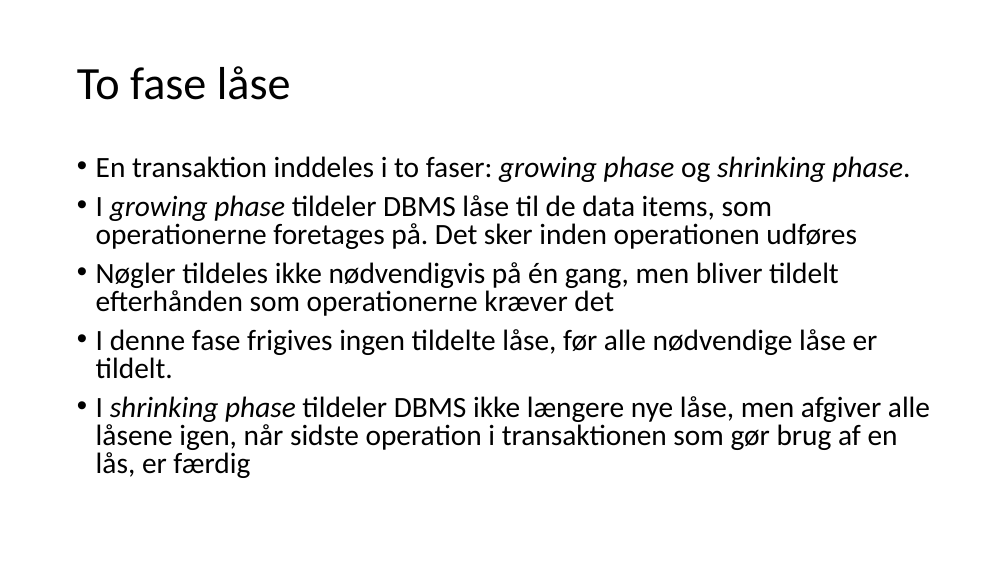
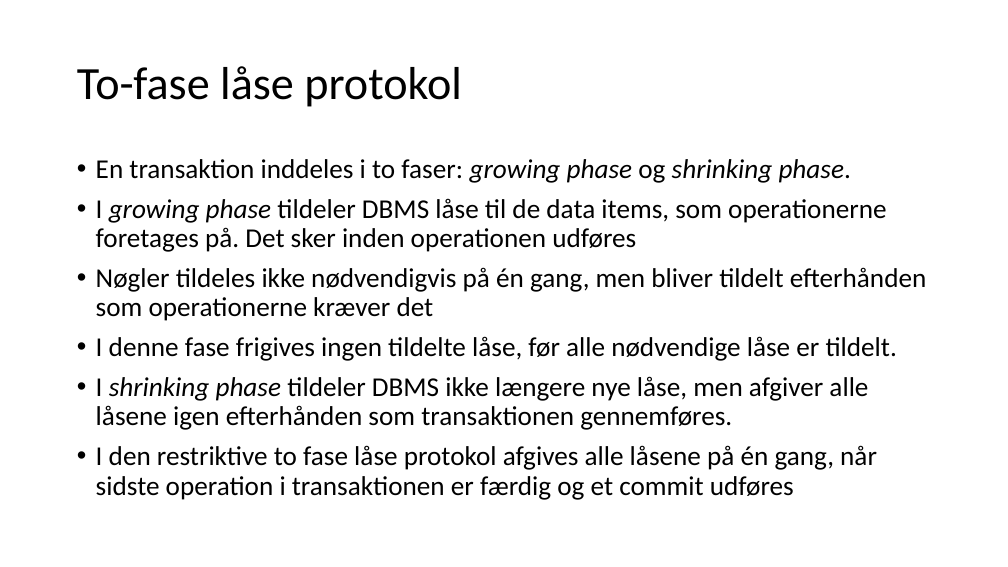
Before and after one commit to JensErikPedersen/misc, a slide deck: slide 8 of eventmanagement/Præsentation.pptx (slide 9 before the commit). Drawn at 1008x567 pixels with LibreOffice and Linux fonts; fonts in the diff are those of the drawing. Boxes give left, top, right and bottom in pixels: in the first picture for what was removed or moved away, otherwise in the second. Text is boxed around its words. In the diff, an @@ line names an element or a change of style, - is before the commit and + after.

```diff
--- a/eventmanagement/Præsentation.pptx
+++ b/eventmanagement/Præsentation.pptx
@@ title at <box>77,66,462,107</box>: text changed @@
-To fase låse
+To-fase låse protokol
@@ text at <box>96,159,926,361</box>: size 28 to 25.9 pt in "En transaktion inddeles i to faser: growing ...", "I growing phase tildeler DBMS låse til ...", "Nøgler tildeles ikke nødvendigvis på én gang, ...", "I denne fase frigives ingen tildelte låse, ..."; line spacing 0.8 to 0.9 @@
@@ text at <box>96,376,877,500</box>: text changed; size 28 to 25.9 pt @@
-• I shrinking phase tildeler DBMS ikke længere nye låse, men afgiver alle låsene igen, når sidste operation i transaktionen som gør brug af en lås, er færdig
+• I shrinking phase tildeler DBMS ikke længere nye låse, men afgiver alle låsene igen efterhånden som transaktionen gennemføres.
+• I den restriktive to fase låse protokol afgives alle låsene på én gang, når sidste operation i transaktionen er færdig og et commit udføres
```
Also in this commit, not shown: 5 other slides changed, 2 slides added, 1 slide removed, 1 other file.
